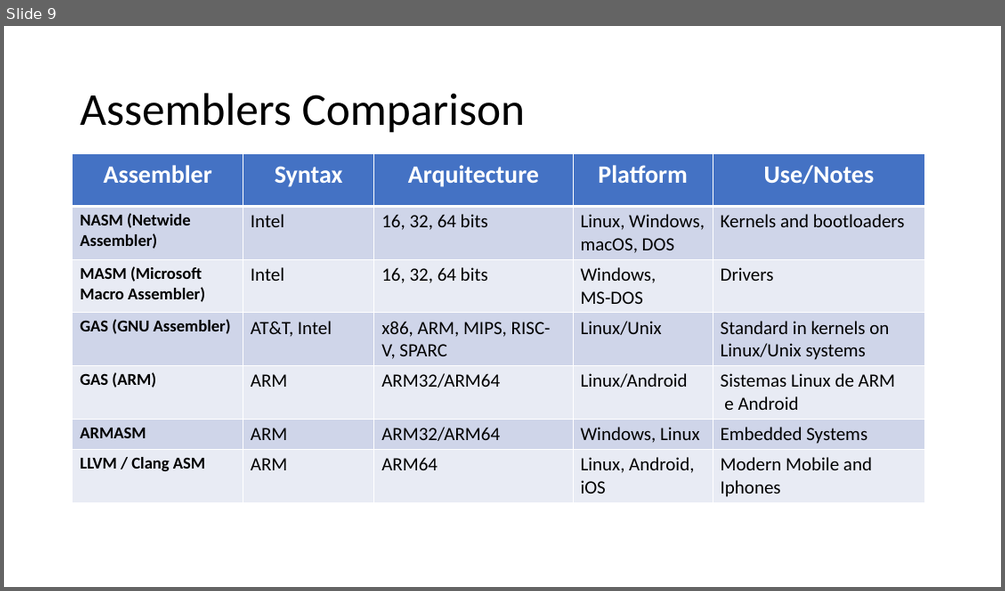
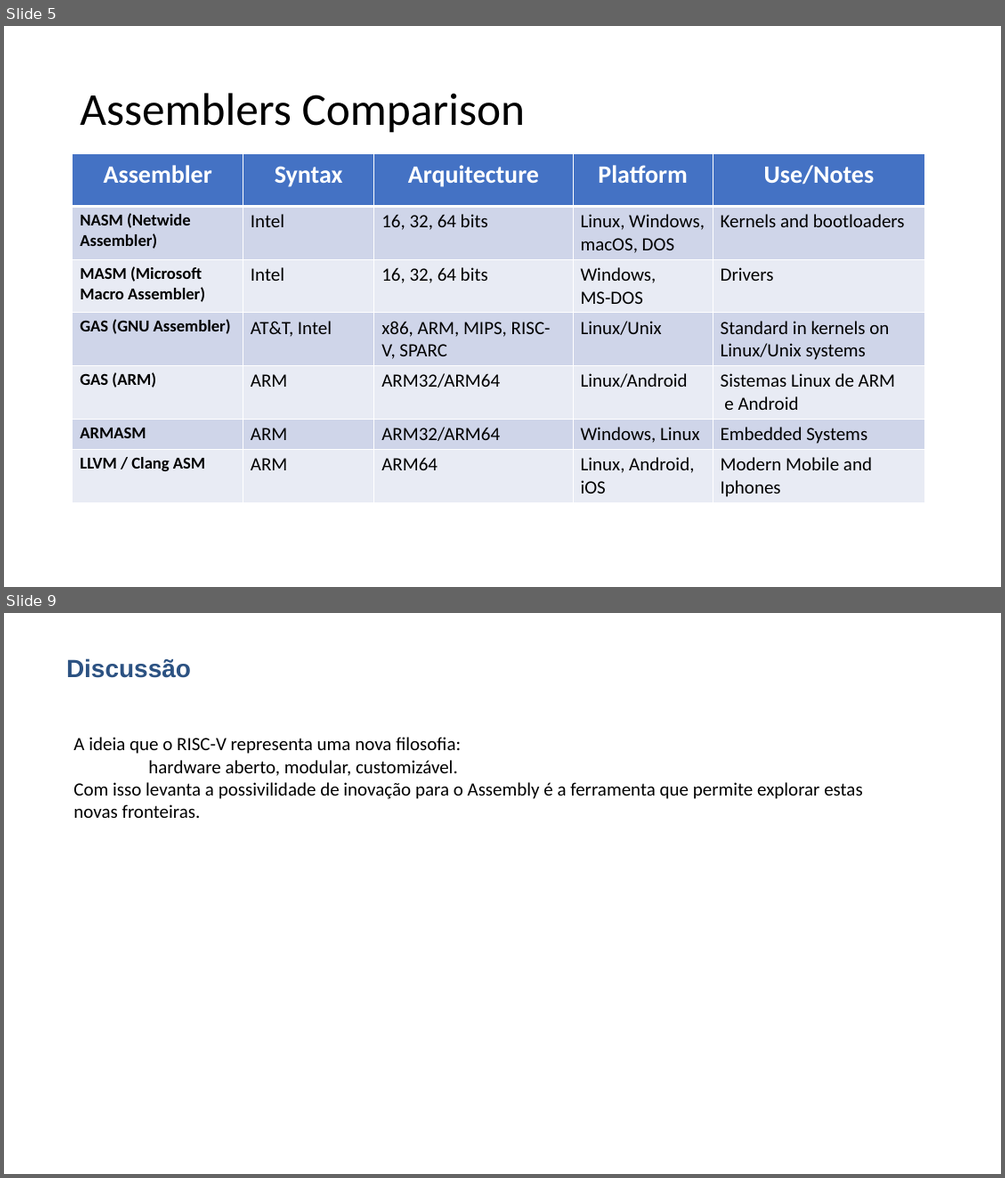
Before and after one commit to FabioRodrigues0/Faculdade, a slide deck: acomp/trabalhos_praticos/Apresentação ADC - Assembly.pptx. Shown one above the other, each under a label of ours: slide 9 before the commit, slides 5 and 9 after it; the slides between them are not shown. The pictures are 1005x591 and 1005x1178 pixels, drawn with LibreOffice and Linux fonts; fonts in the diff are those of the drawing. Boxes give left, top, right and bottom in pixels: in the first picture for what was removed or moved away, otherwise in the second. Text is boxed around its words. In the diff, an @@ line names an element or a change of style, - is before the commit and + after.

```diff
--- a/acomp/trabalhos_praticos/Apresentação ADC - Assembly.pptx
+++ b/acomp/trabalhos_praticos/Apresentação ADC - Assembly.pptx
@@ slide 9 added at [4,613,1001,1174], background #FFFFFF @@
@@ text added at [66,658,191,678], 24 pt, text #2C5282, bold @@
+Discussão
@@ text added at [73,737,862,818], 18 pt, text #000000 @@
+A ideia que o RISC-V representa uma nova filosofia:
+hardware aberto, modular, customizável.
+Com isso levanta a possivilidade de inovação para o Assembly é a ferramenta que permite explorar estas novas fronteiras.
@@ what was slide 9 is now slide 5 @@
```
Also in this commit, not shown: 1 slide changed, 3 other slides added, 4 slides removed, 3 other files.
